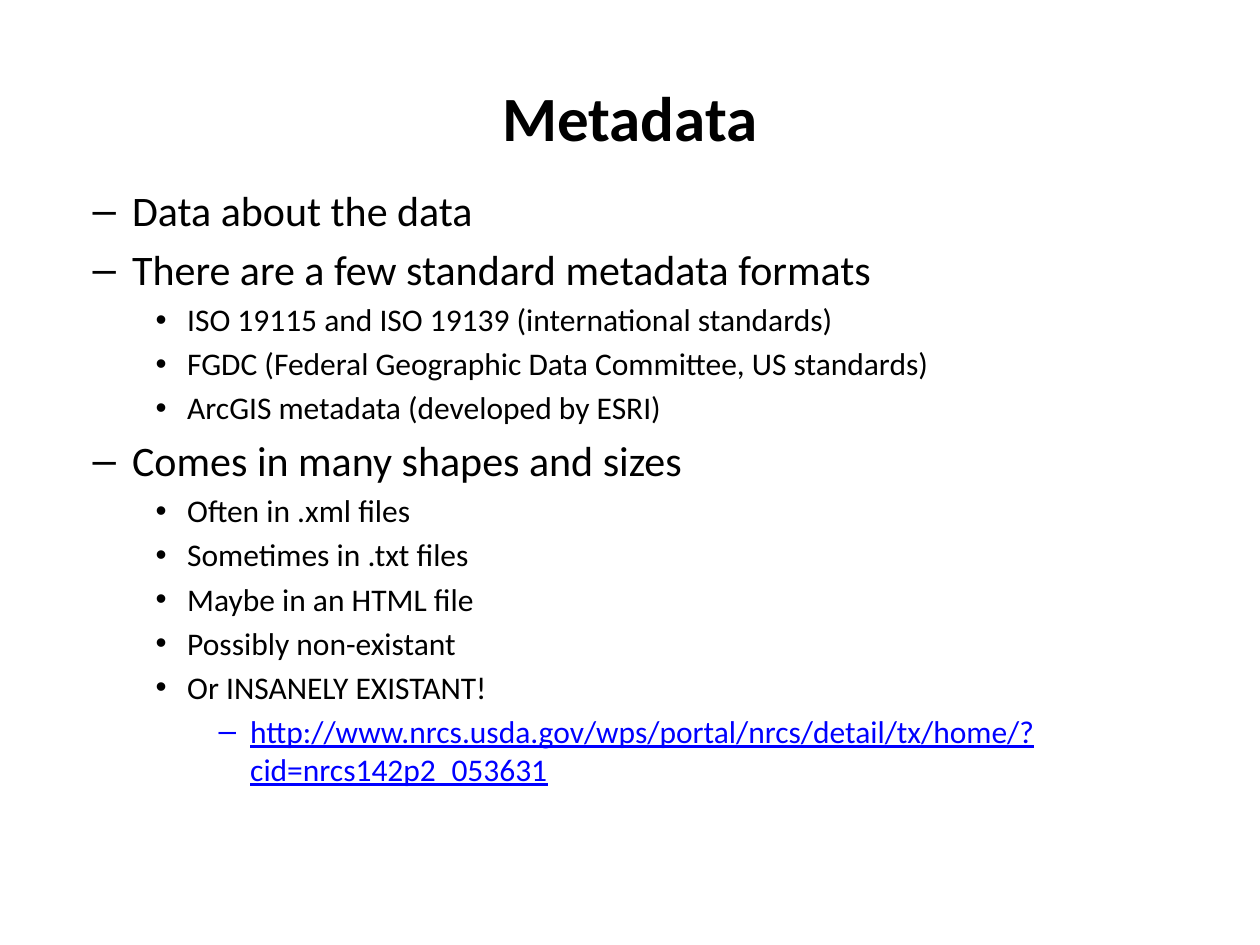
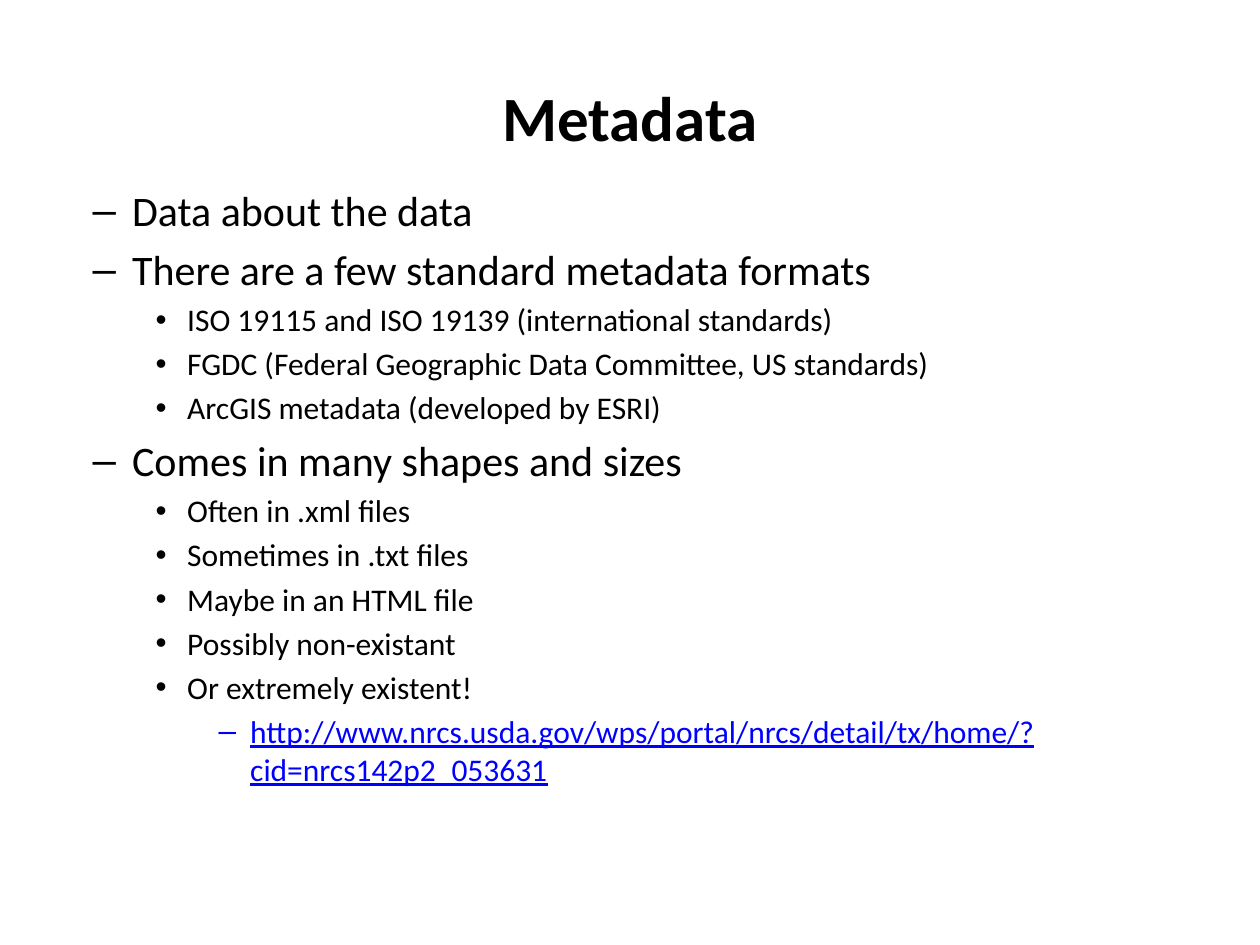
Before and after one commit to mradamcox/qgis-intro, a slide deck: slide 7 of day3/IntroClass_Day3.pptx. Drawn at 1260x945 pixels with LibreOffice and Linux fonts; fonts in the diff are those of the drawing. Boxes give left, top, right and bottom in pixels: in the first picture for what was removed or moved away, otherwise in the second. Text is boxed around its words. In the diff, an @@ line names an element or a change of style, - is before the commit and + after.

```diff
--- a/day3/IntroClass_Day3.pptx
+++ b/day3/IntroClass_Day3.pptx
@@ text at (187,677,472,704): text changed @@
-    • Or INSANELY EXISTANT!
+    • Or extremely existent!
```
Also in this commit, not shown: 1 other slide changed, 21 other files.
